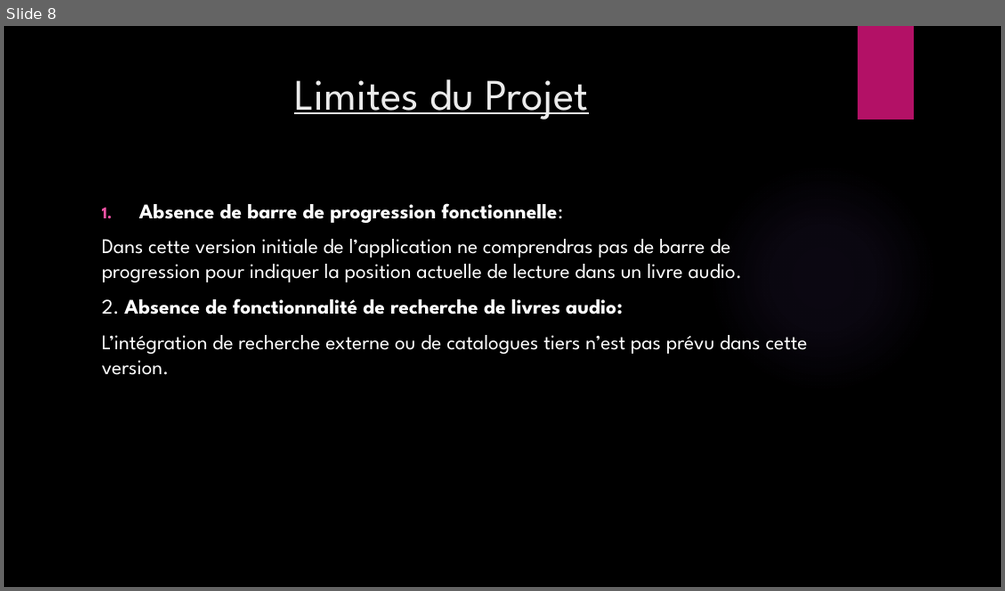
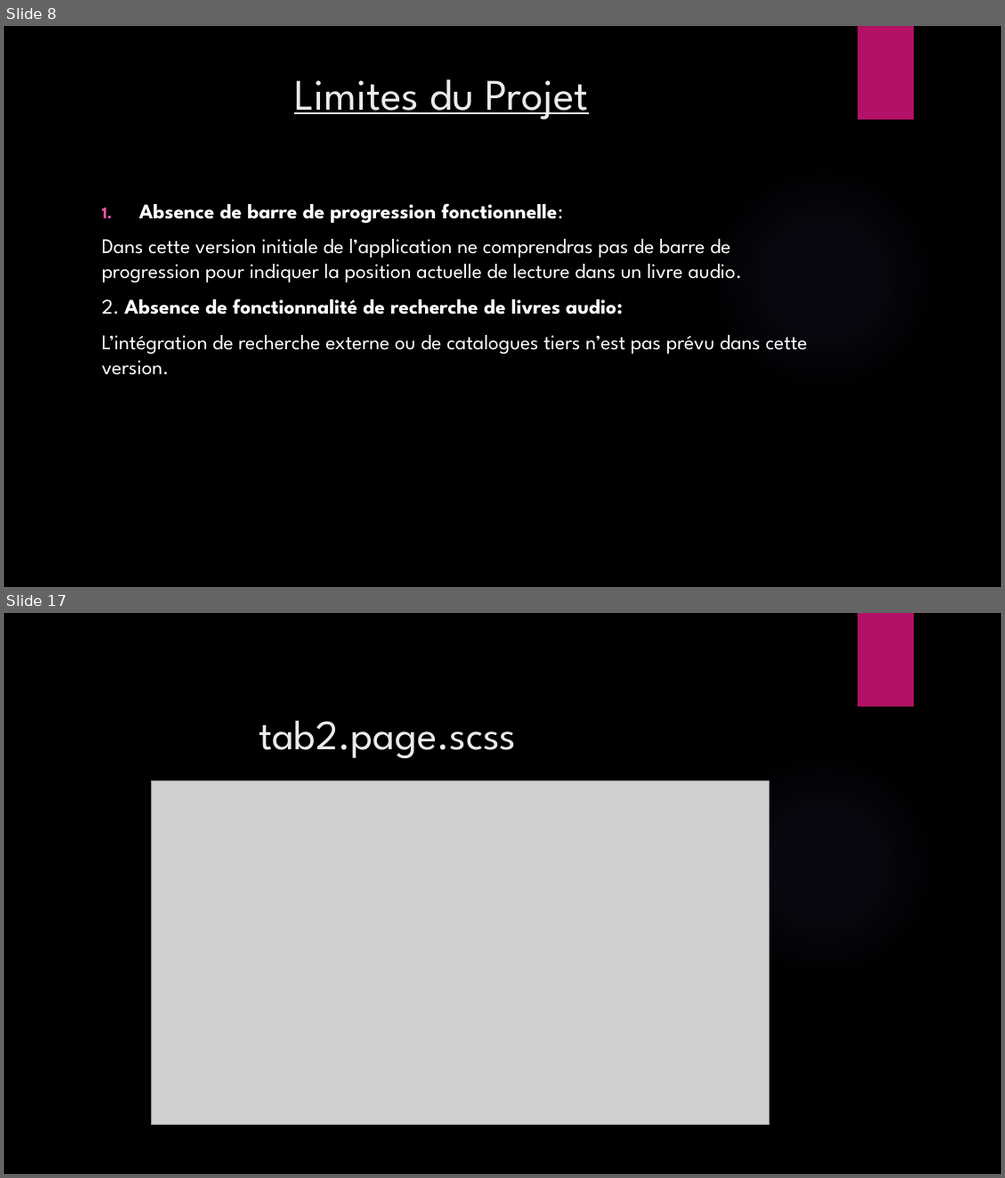
Before and after one commit to MadoNgom/Mobile-App, a slide deck: RAPPORT DU PROJET IONIC.pptx. Shown one above the other, each under a label of ours: slide 8 before the commit, slides 8 and 17 after it; the slides between them are not shown. The pictures are 1005x591 and 1005x1178 pixels, drawn with LibreOffice and Linux fonts; fonts in the diff are those of the drawing; grey boxes stand for pictures; background and template pictures are left out. Boxes give left, top, right and bottom in pixels: in the first picture for what was removed or moved away, otherwise in the second. Text is boxed around its words. In the diff, an @@ line names an element or a change of style, - is before the commit and + after.

```diff
--- a/RAPPORT DU PROJET IONIC.pptx
+++ b/RAPPORT DU PROJET IONIC.pptx
@@ slide 17 added at box(4, 613, 1001, 1174), background picture (left out); not listed: 2 template elements that a slide beside it also shows @@
@@ title added at box(259, 721, 517, 759), 40 pt, text #EBEBEB @@
+tab2.page.scss
@@ picture added at box(152, 780, 769, 1124) @@
```
Also in this commit, not shown: 3 slides changed, 10 other slides added.
